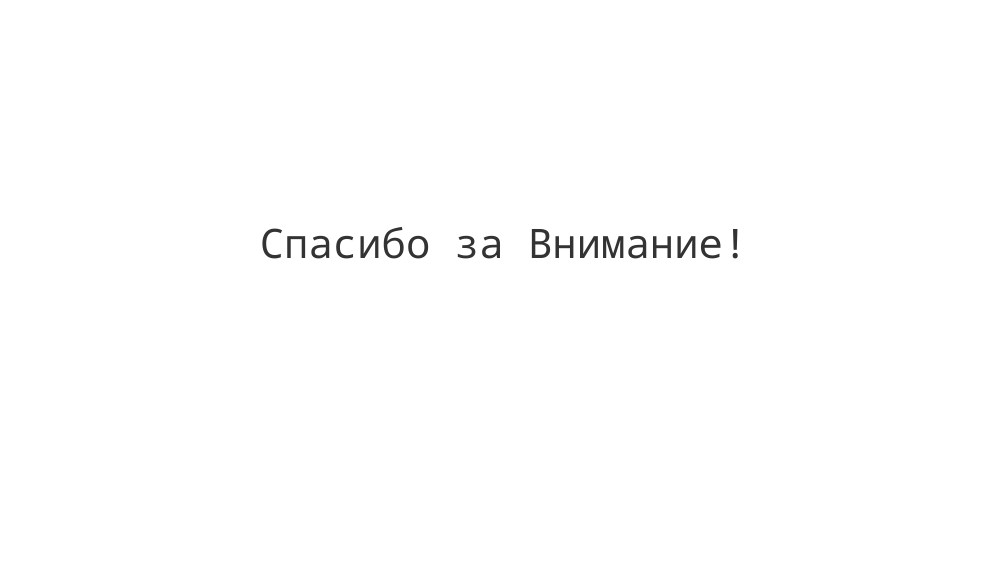
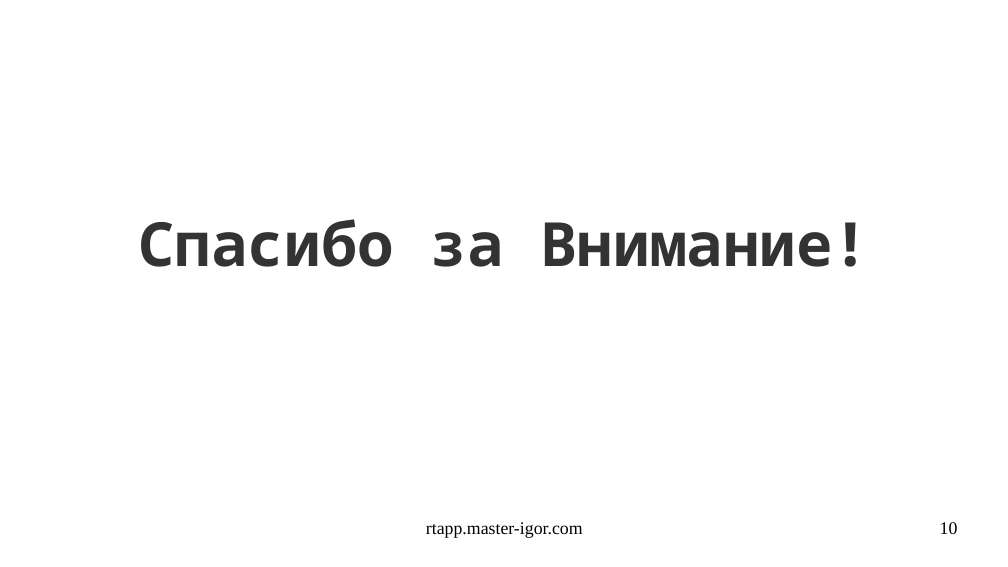
Before and after one commit to banditi/real-time-app, a slide deck: slide 10 of rtapp.odp (slide 9 before the commit). Drawn at 1008x567 pixels with LibreOffice and Linux fonts; fonts in the diff are those of the drawing. Boxes give left, top, right and bottom in pixels: in the first picture for what was removed or moved away, otherwise in the second. Text is boxed around its words. In the diff, an @@ line names an element or a change of style, - is before the commit and + after.

```diff
--- a/rtapp.odp
+++ b/rtapp.odp
@@ subtitle "Спасибо за Внимание!" at (x1=138, y1=219, x2=869, y2=267): size 32 to 48 pt, bold on @@
@@ text added at (x1=426, y1=522, x2=583, y2=538), 14 pt, text #000000 @@
+rtapp.master-igor.com
@@ page number added at (x1=940, y1=522, x2=958, y2=534), 14 pt, text #000000 @@
+10
```
Also in this commit, not shown: 6 other slides changed, 3 slides added, 2 slides removed, 12 other files.
